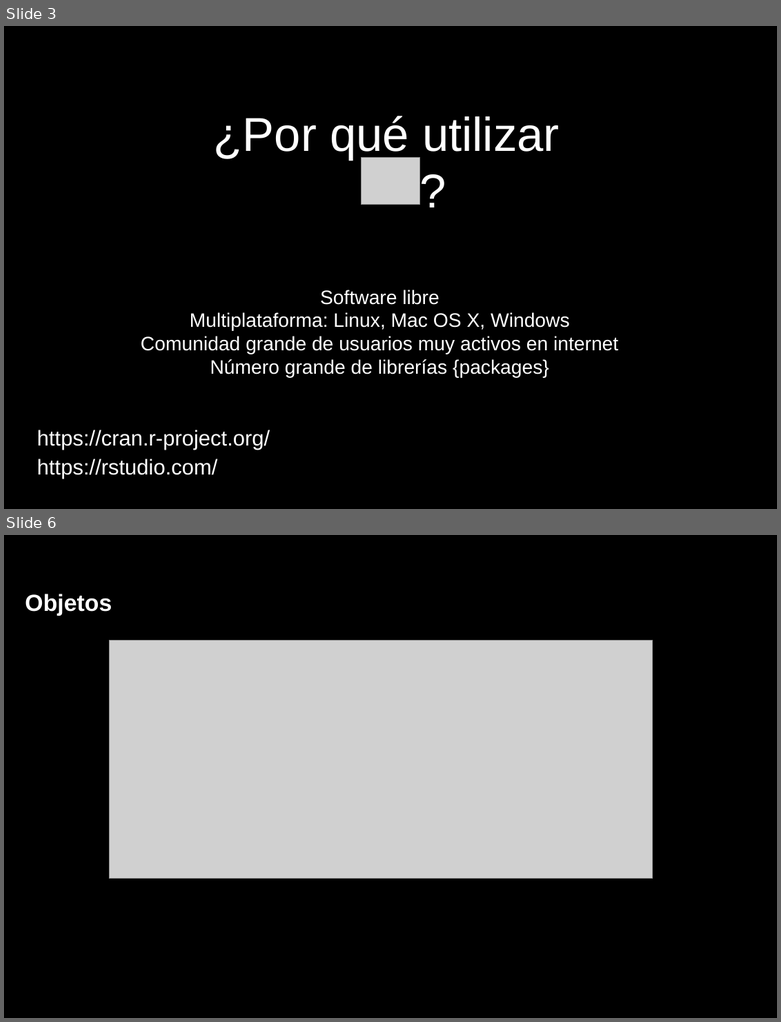
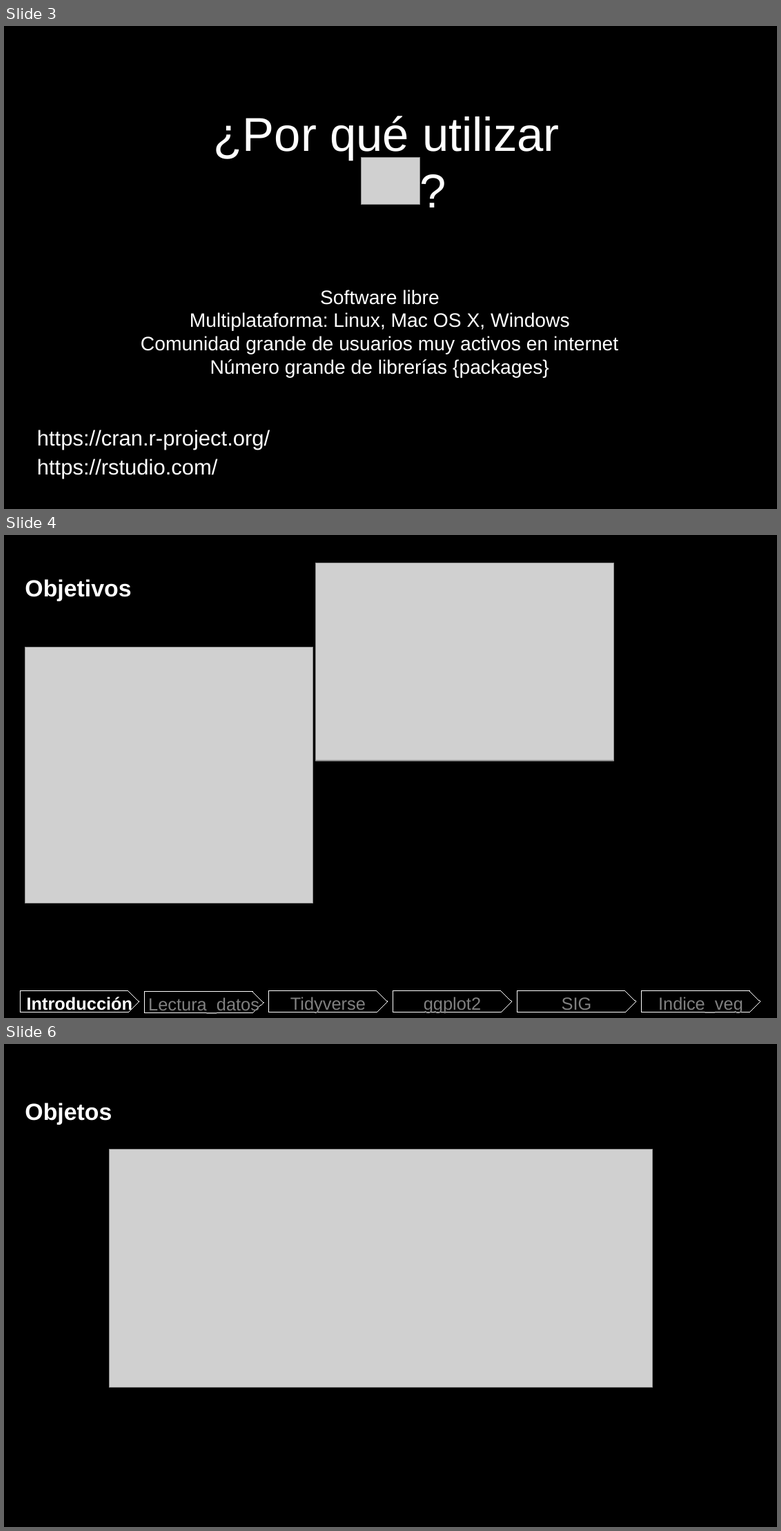
Before and after one commit to lebalcazar/R_IITCA, a slide deck: Presentacion/presentacion_01.odp. Shown one above the other, each under a label of ours: slides 3 and 6 before the commit, slides 3, 4 and 6 after it; the slides between them are not shown. The pictures are 781x1022 and 781x1531 pixels, drawn with LibreOffice and Linux fonts; fonts in the diff are those of the drawing; grey boxes stand for pictures. Boxes give left, top, right and bottom in pixels: in the first picture for what was removed or moved away, otherwise in the second. Text is boxed around its words. In the diff, an @@ line names an element or a change of style, - is before the commit and + after.

```diff
--- a/Presentacion/presentacion_01.odp
+++ b/Presentacion/presentacion_01.odp
@@ slide 4 added at box(4, 535, 777, 1018), background #000000 @@
@@ picture added at box(315, 563, 614, 761) @@
@@ title added at box(25, 579, 131, 601), 24 pt, text #FFFFFF, bold @@
+Objetivos
@@ picture added at box(25, 647, 312, 903) @@
@@ freeform shape added at box(20, 991, 139, 1012), outline #FFFFFF 0 pt, 18 pt, text #FFFFFF, bold @@
+Introducción
@@ freeform shape added at box(144, 992, 263, 1013), outline #FFFFFF 0 pt, 18 pt, text #808080 @@
+Lectura_datos
@@ freeform shape added at box(268, 991, 388, 1012), outline #FFFFFF 0 pt, 18 pt, text #808080 @@
+Tidyverse
@@ freeform shape added at box(392, 991, 512, 1012), outline #FFFFFF 0 pt, 18 pt, text #808080 @@
+ggplot2
@@ freeform shape added at box(517, 991, 636, 1012), outline #FFFFFF 0 pt, 18 pt, text #808080 @@
+SIG
@@ freeform shape added at box(642, 991, 761, 1012), outline #FFFFFF 0 pt, 18 pt, text #808080 @@
+Indice_veg
```
Also in this commit, not shown: 5 slides changed, 1 other slide added, 2 slides removed, 2 other files.
